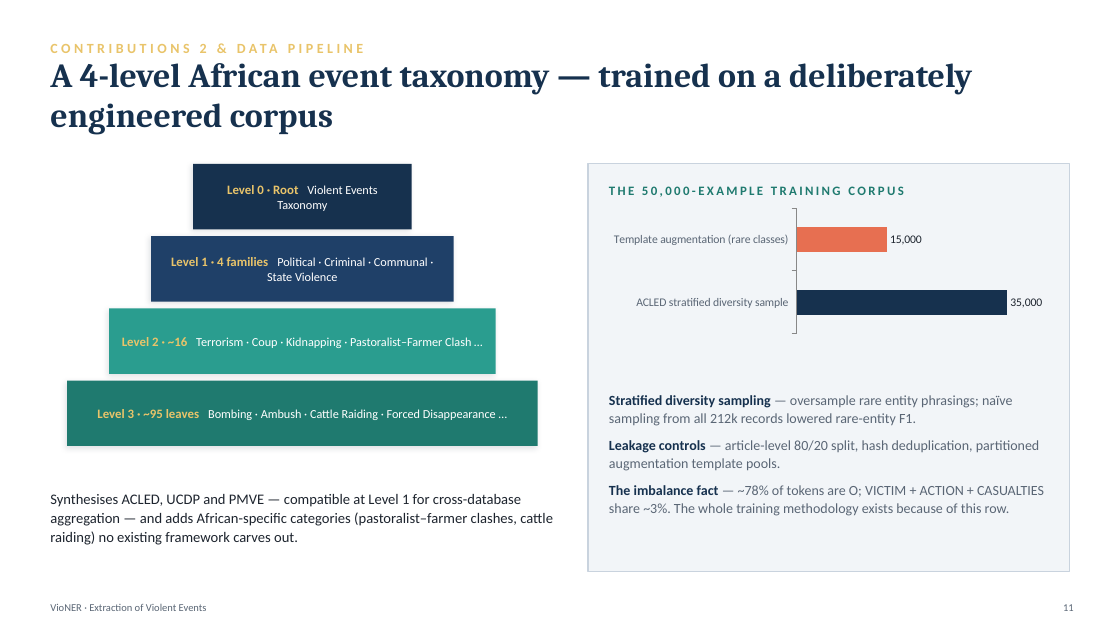
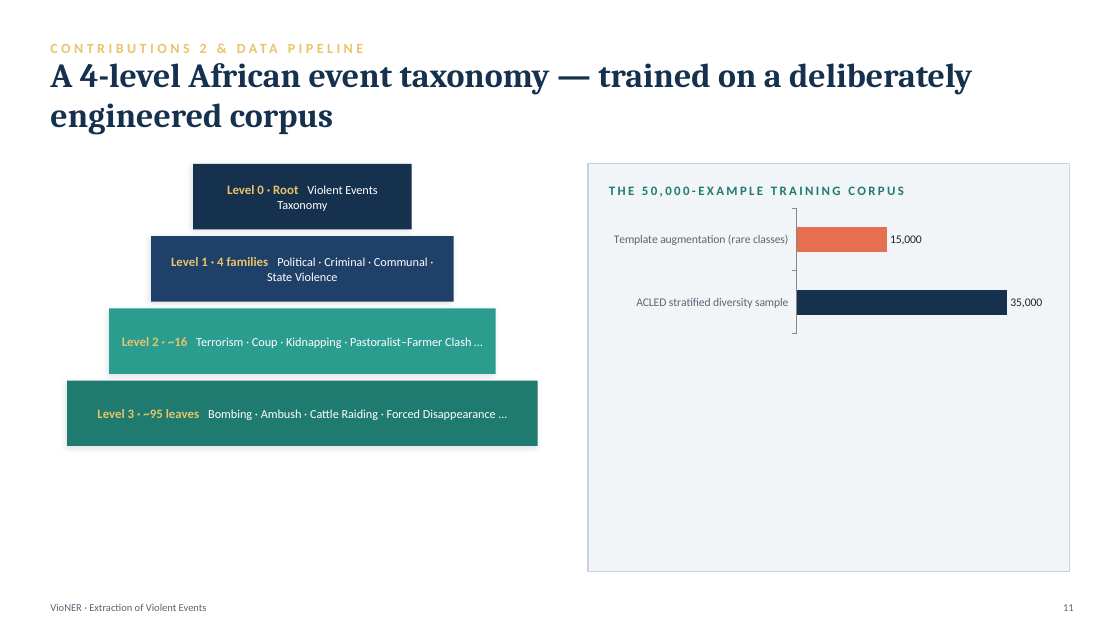
Before and after one commit to binalfew/vioner, a slide deck: slide 12 of backend/docs/defense/VioNER_Defense_Slides.pptx (slide 11 before the commit). Drawn at 1120x630 pixels with LibreOffice and Linux fonts; fonts in the diff are those of the drawing. Boxes give left, top, right and bottom in pixels: in the first picture for what was removed or moved away, otherwise in the second. Text is boxed around its words. In the diff, an @@ line names an element or a change of style, - is before the commit and + after.

Commit message:
docs: add journal article, AI-similarity rewrite aids, and update defense materials
- Add build_article.py and generated VioNER_Article.docx for journal submission
- Add AI-similarity report and rewrite worksheets/maps for thesis humanization
- Update Final.docx and defense slide deck

```diff
--- a/backend/docs/defense/VioNER_Defense_Slides.pptx
+++ b/backend/docs/defense/VioNER_Defense_Slides.pptx
@@ text removed at (x1=609, y1=395, x2=1044, y2=516) @@
-Stratified diversity sampling — oversample rare entity phrasings; naïve sampling from all 212k records lowered rare-entity F1.
-Leakage controls — article-level 80/20 split, hash deduplication, partitioned augmentation template pools.
-The imbalance fact — ~78% of tokens are O; VICTIM + ACTION + CASUALTIES share ~3%. The whole training methodology exists because of this row.
@@ text removed at (x1=50, y1=494, x2=553, y2=545) @@
-Synthesises ACLED, UCDP and PMVE — compatible at Level 1 for cross-database aggregation — and adds African-specific categories (pastoralist–farmer clashes, cattle raiding) no existing framework carves out.
```
Also in this commit, not shown: 13 other slides changed, 1 slide added, 7 other files.
